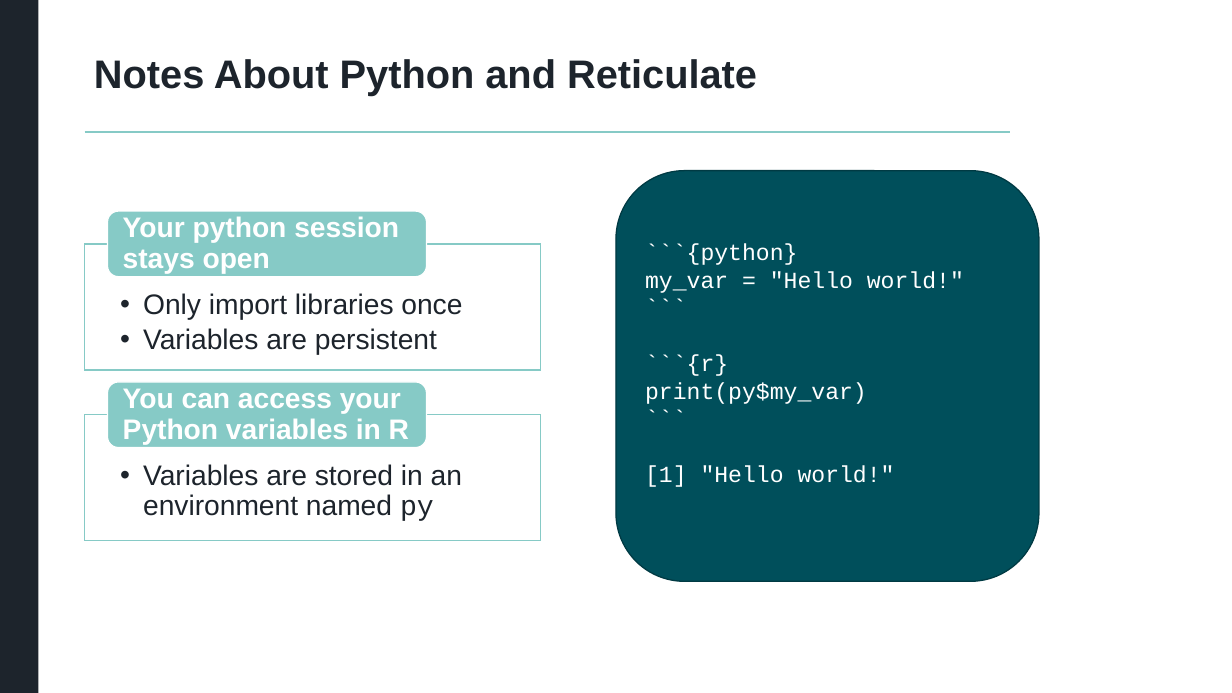
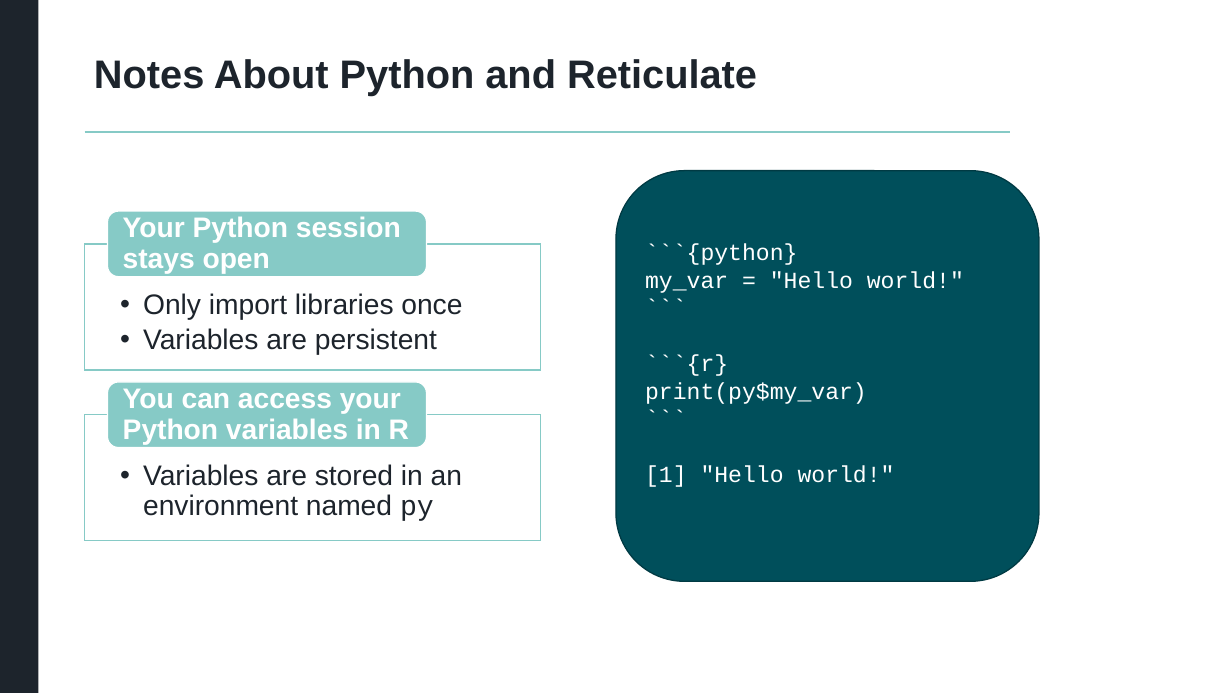
Before and after one commit to atorus-research/MultilingualMarkdown, a slide deck: slide 31 of MultilingualMarkdown.pptx (slide 14 before the commit). Drawn at 1232x693 pixels with LibreOffice and Linux fonts; fonts in the diff are those of the drawing; background and template pictures are left out. Boxes give left, top, right and bottom in pixels: in the first picture for what was removed or moved away, otherwise in the second. Text is boxed around its words. In the diff, an @@ line names an element or a change of style, - is before the commit and + after.

```diff
--- a/MultilingualMarkdown.pptx
+++ b/MultilingualMarkdown.pptx
@@ text at (123,216,401,274): text changed @@
-Your python session stays open
+Your Python session stays open
```
Also in this commit, not shown: 7 other slides changed, 18 slides added, 1 slide removed.
